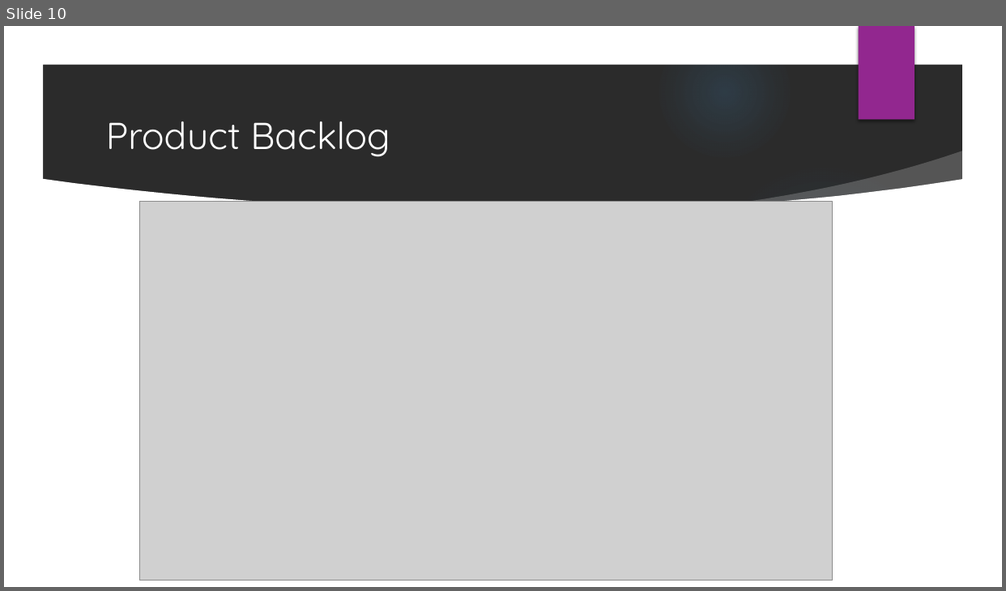
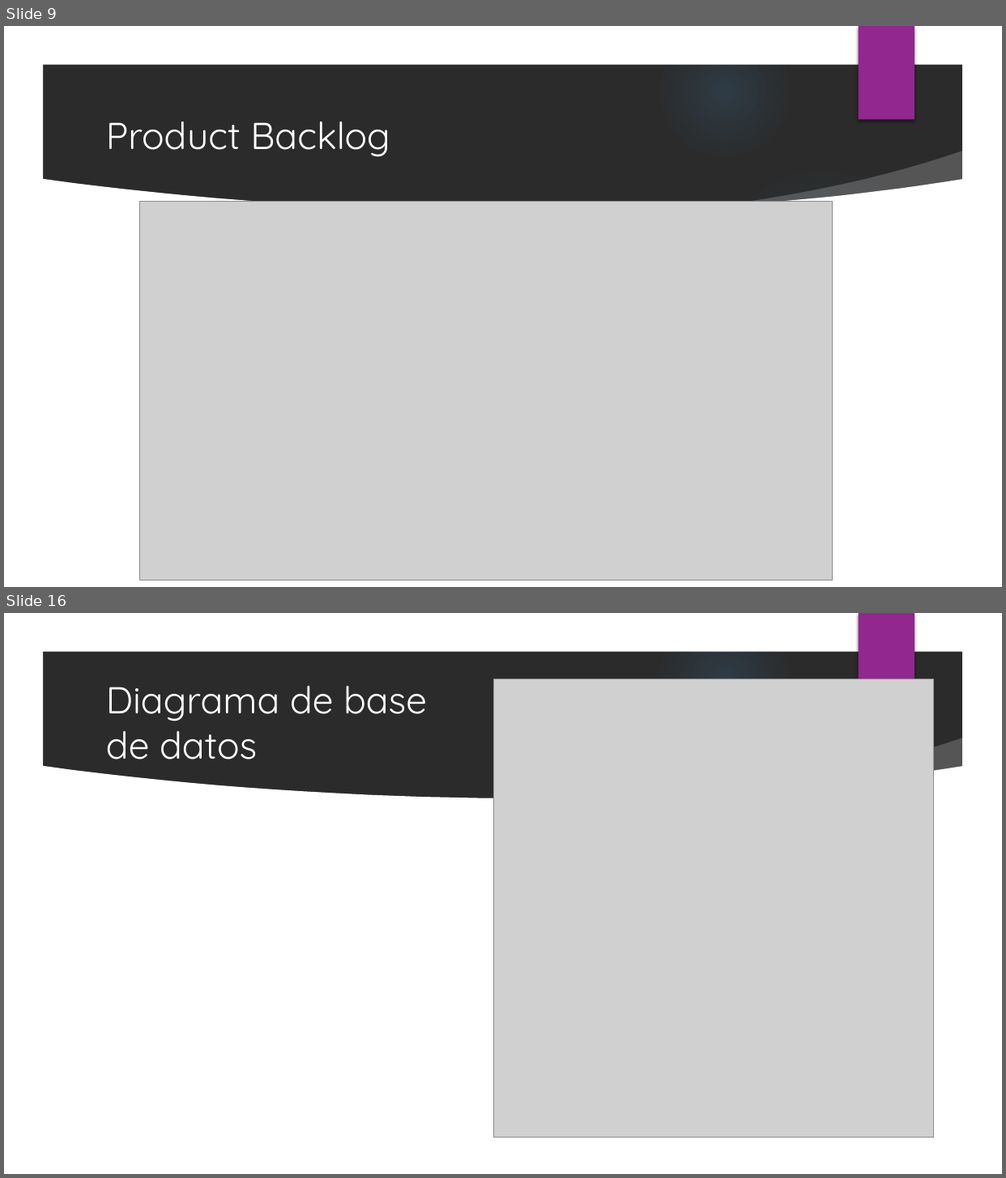
Before and after one commit to ernestosanchezmatos/OPEN_SOURCE, a slide deck: Documentacion/MyE_Demo.pptx. Shown one above the other, each under a label of ours: slide 10 before the commit, slides 9 and 16 after it; the slides between them are not shown. The pictures are 1006x591 and 1006x1178 pixels, drawn with LibreOffice and Linux fonts; fonts in the diff are those of the drawing; grey boxes stand for pictures; background and template pictures are left out; a plain dark background stands for a picture behind light text. Boxes give left, top, right and bottom in pixels: in the first picture for what was removed or moved away, otherwise in the second. Text is boxed around its words. In the diff, an @@ line names an element or a change of style, - is before the commit and + after.

```diff
--- a/Documentacion/MyE_Demo.pptx
+++ b/Documentacion/MyE_Demo.pptx
@@ slide 16 added at [4,613,1002,1174], background picture (left out); not listed: 9 template elements that a slide beside it also shows @@
@@ picture added at [493,679,934,1138] @@
@@ title added at [106,686,427,760], 36 pt, text #FFFFFF @@
+Diagrama de base de datos
@@ what was slide 10 is now slide 9 @@
```
Also in this commit, not shown: 4 slides changed, 15 other slides added, 4 slides removed.
